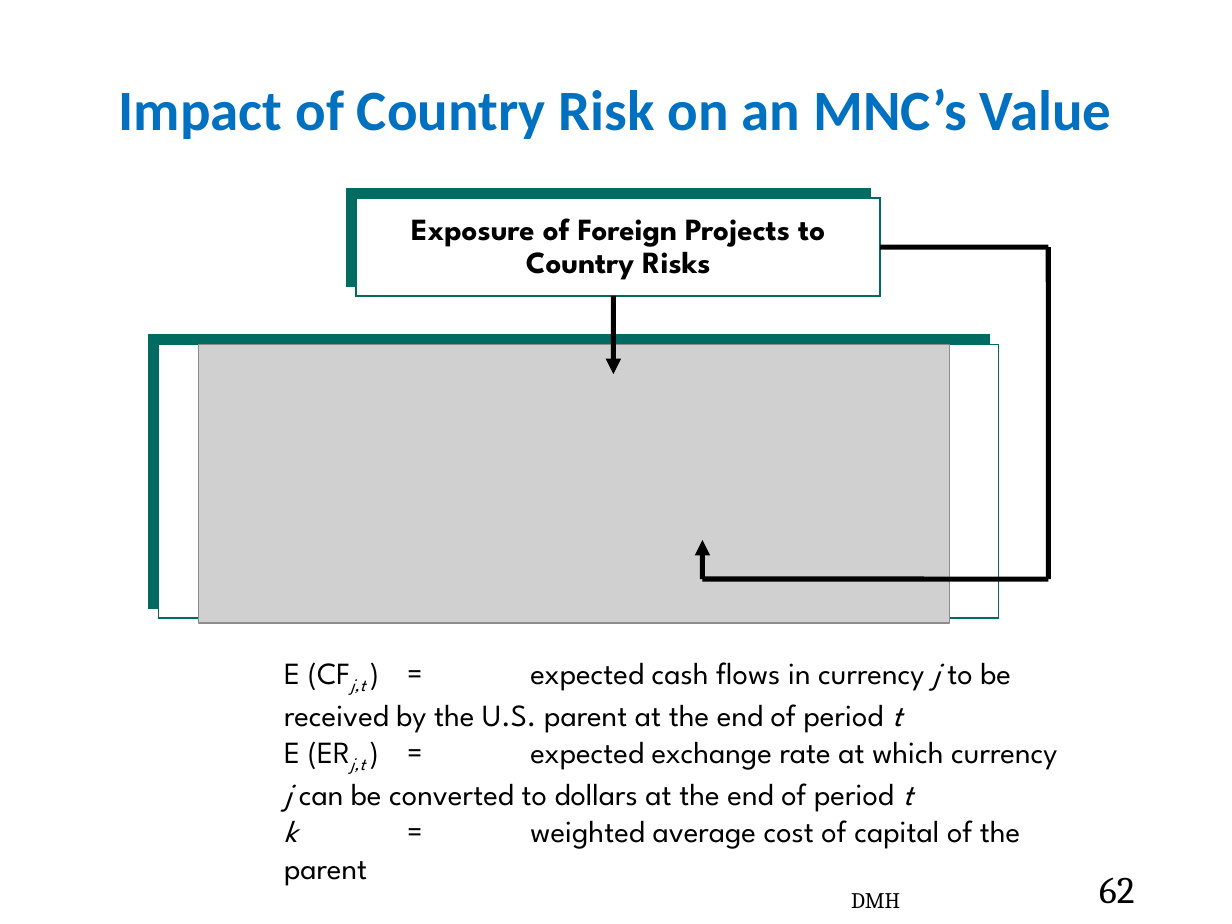
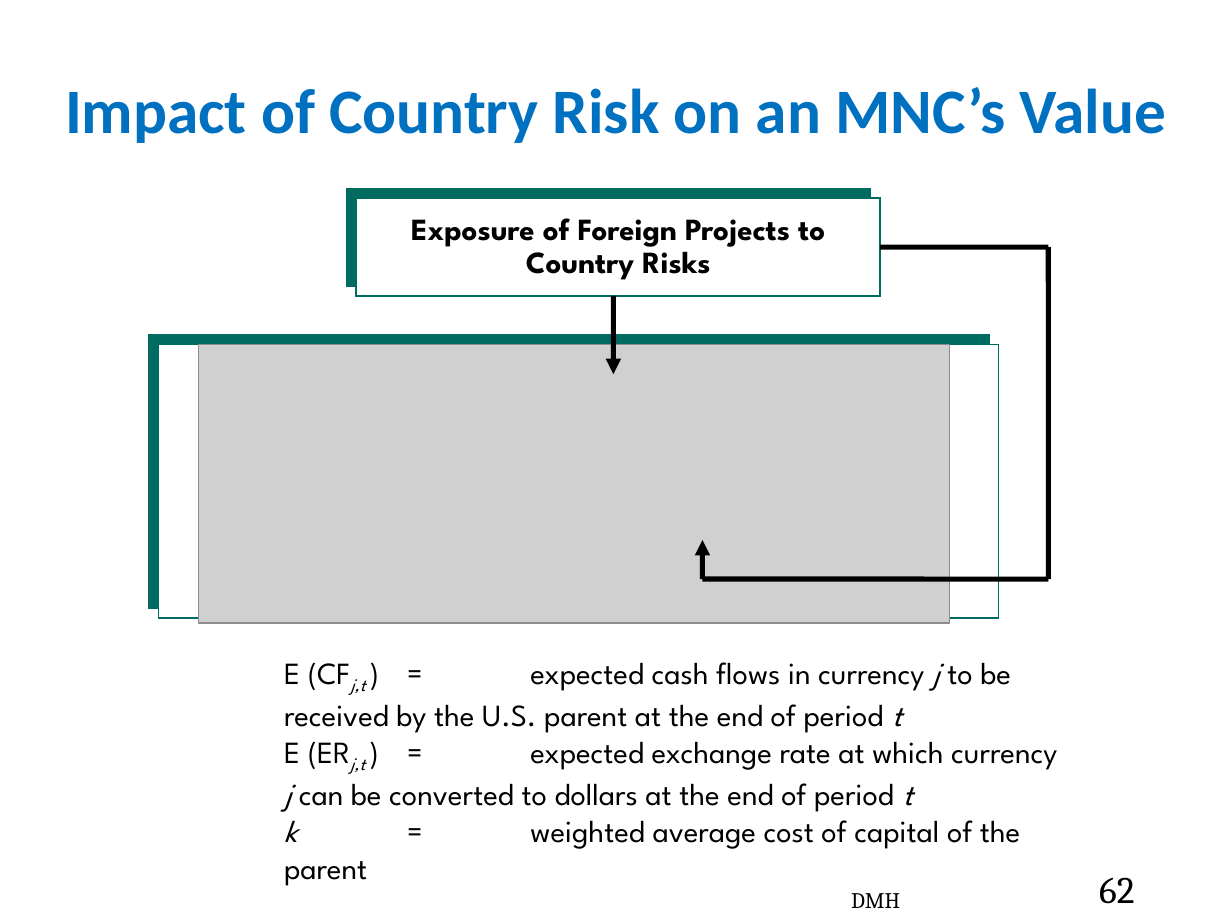
Before and after one commit to shyed2001/Asset-Management-ERP-MBA, a slide deck: slide 62 of EMBA PA&M 5403/6. Direct Foreign Investment (1).pptx. Drawn at 1232x924 pixels with LibreOffice and Linux fonts; fonts in the diff are those of the drawing; grey boxes stand for pictures. Boxes give left, top, right and bottom in pixels: in the first picture for what was removed or moved away, otherwise in the second. Text is boxed around its words. In the diff, an @@ line names an element or a change of style, - is before the commit and + after.

```diff
--- a/EMBA PA&M 5403/6. Direct Foreign Investment (1).pptx
+++ b/EMBA PA&M 5403/6. Direct Foreign Investment (1).pptx
@@ title "Impact of Country Risk on ..." at bbox=[65, 87, 1166, 143]: size 33.3 to 37 pt @@
```
Also in this commit, not shown: 8 other slides changed, 1 other file.
